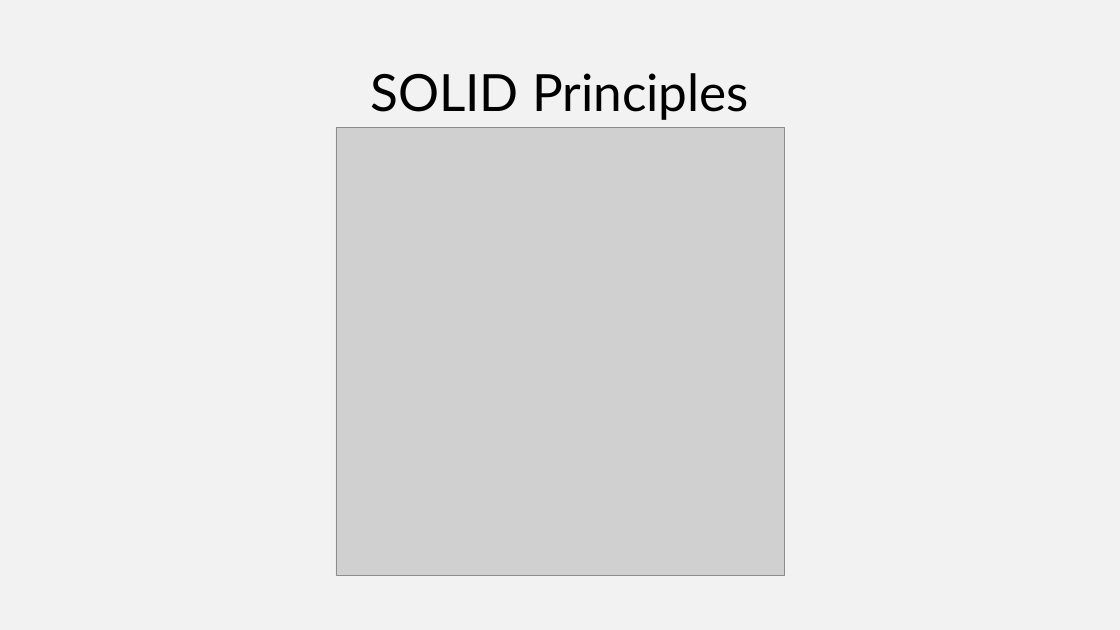
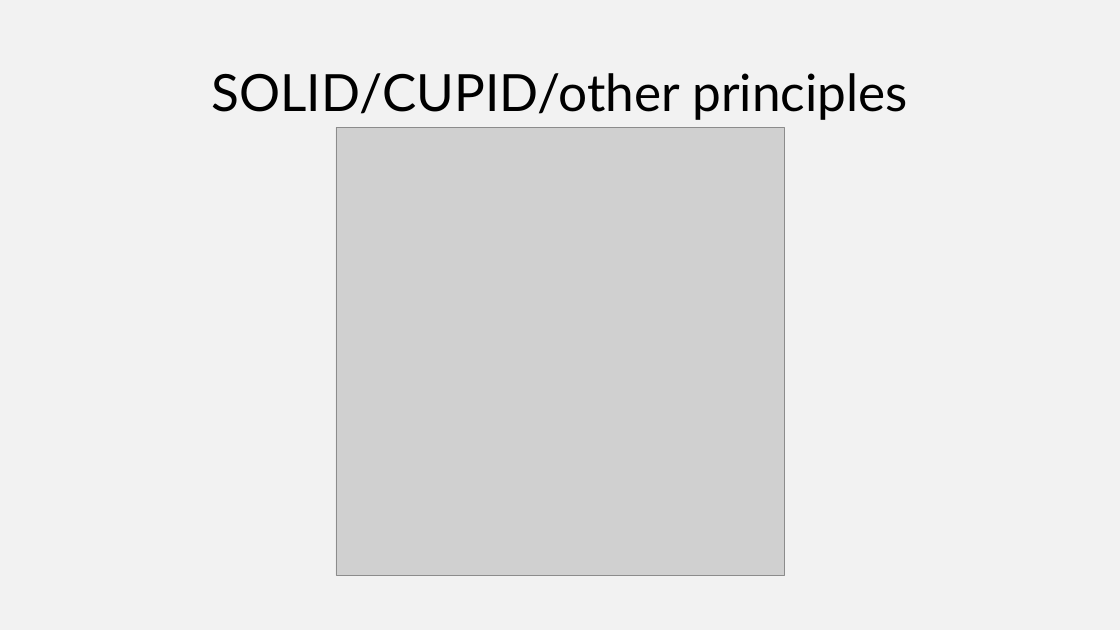
Before and after one commit to joaofbantunes/OOPsIDidItAgain, a slide deck: slide 14 of presentation/OOPsIDidItAgain.pptx (slide 13 before the commit). Drawn at 1120x630 pixels with LibreOffice and Linux fonts; fonts in the diff are those of the drawing; grey boxes stand for pictures. Boxes give left, top, right and bottom in pixels: in the first picture for what was removed or moved away, otherwise in the second. Text is boxed around its words. In the diff, an @@ line names an element or a change of style, - is before the commit and + after.

```diff
--- a/presentation/OOPsIDidItAgain.pptx
+++ b/presentation/OOPsIDidItAgain.pptx
@@ title at bbox=[211, 73, 907, 120]: text changed @@
-SOLID Principles
+SOLID/CUPID/other principles
```
Also in this commit, not shown: 9 other slides changed, 1 slide added, 1 other file.
